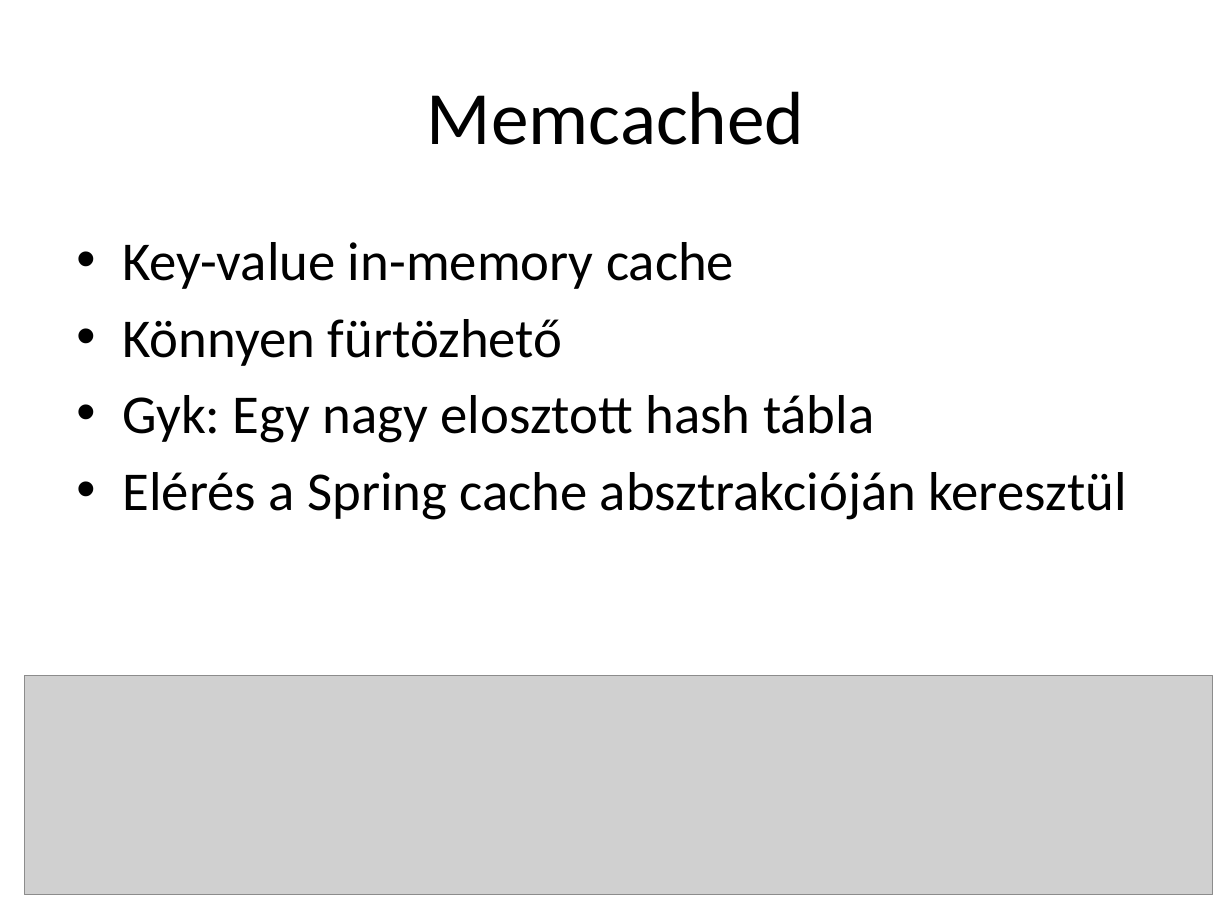
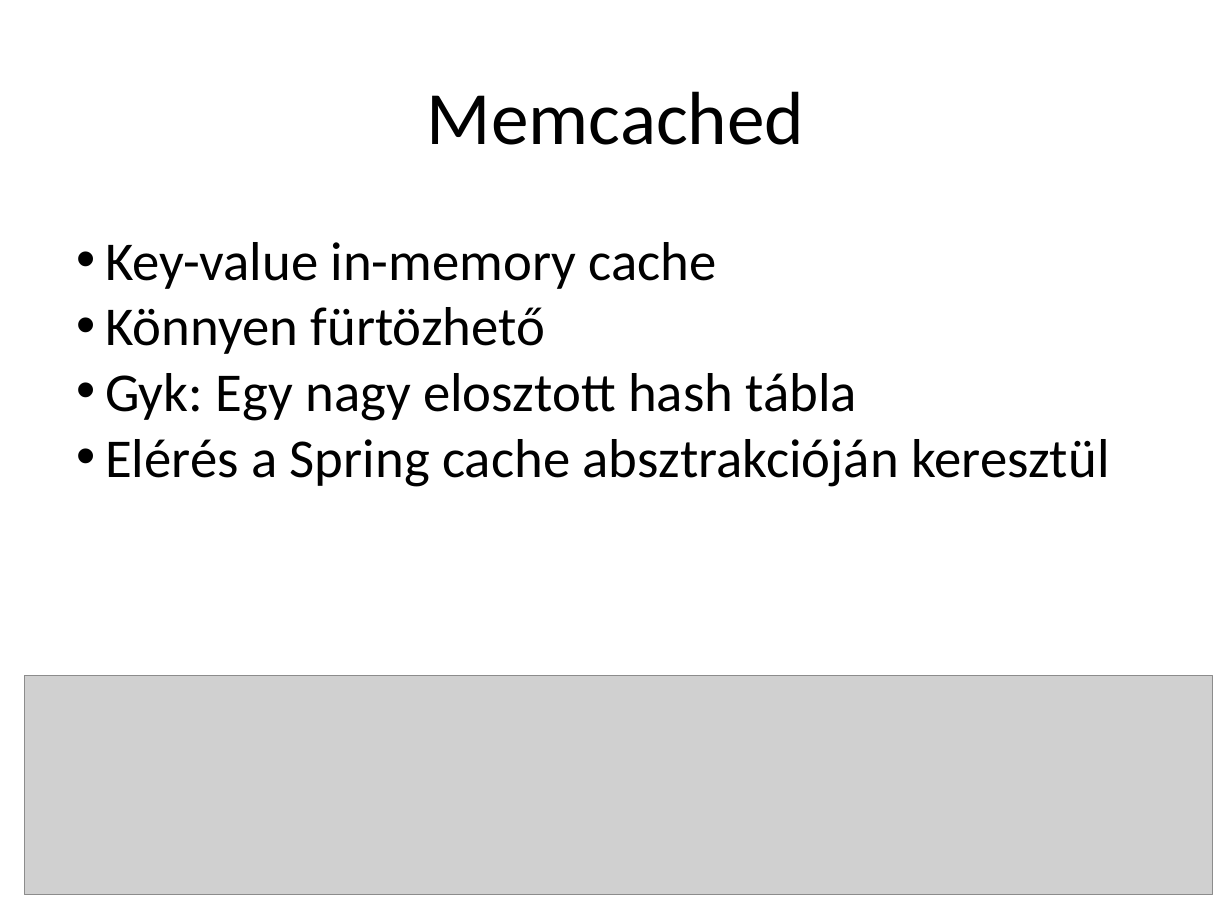
Before and after one commit to borlayda/Stump, a slide deck: slide 6 of Szarch-prezi.pptx. Drawn at 1232x924 pixels with LibreOffice and Linux fonts; fonts in the diff are those of the drawing; grey boxes stand for pictures. Boxes give left, top, right and bottom in pixels: in the first picture for what was removed or moved away, otherwise in the second. Text is boxed around its words. In the diff, an @@ line names an element or a change of style, - is before the commit and + after.

```diff
--- a/Szarch-prezi.pptx
+++ b/Szarch-prezi.pptx
@@ text "Key-value in-memory cache" at (x1=105, y1=242, x2=1109, y2=487): indent changed; less space between paragraphs @@
```
Also in this commit, not shown: 5 other slides changed, 5 slides added, 5 slides removed.
